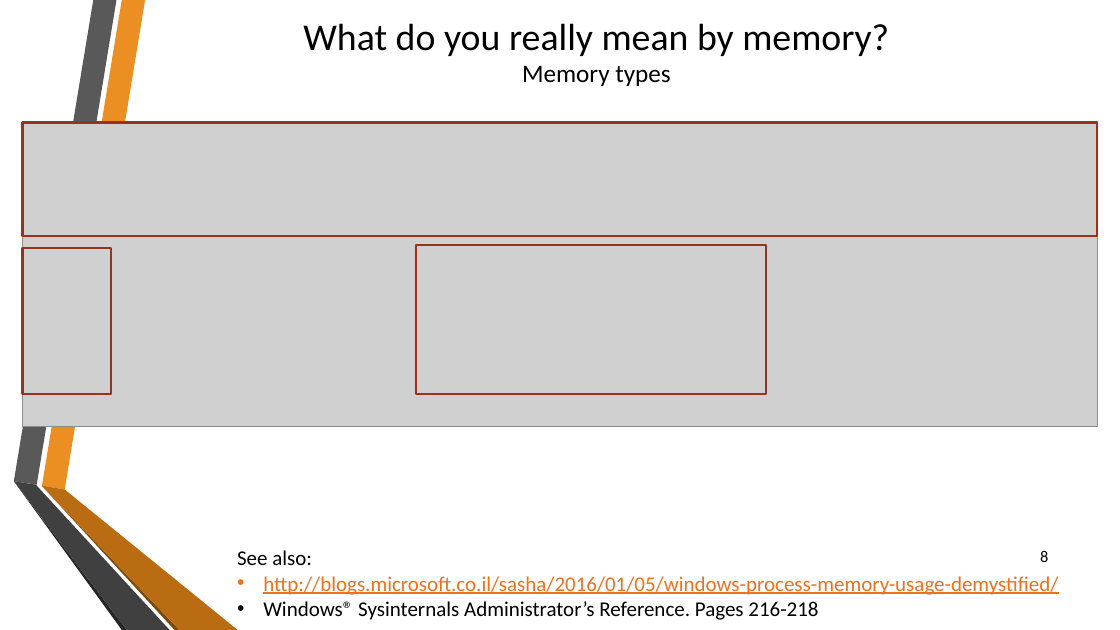
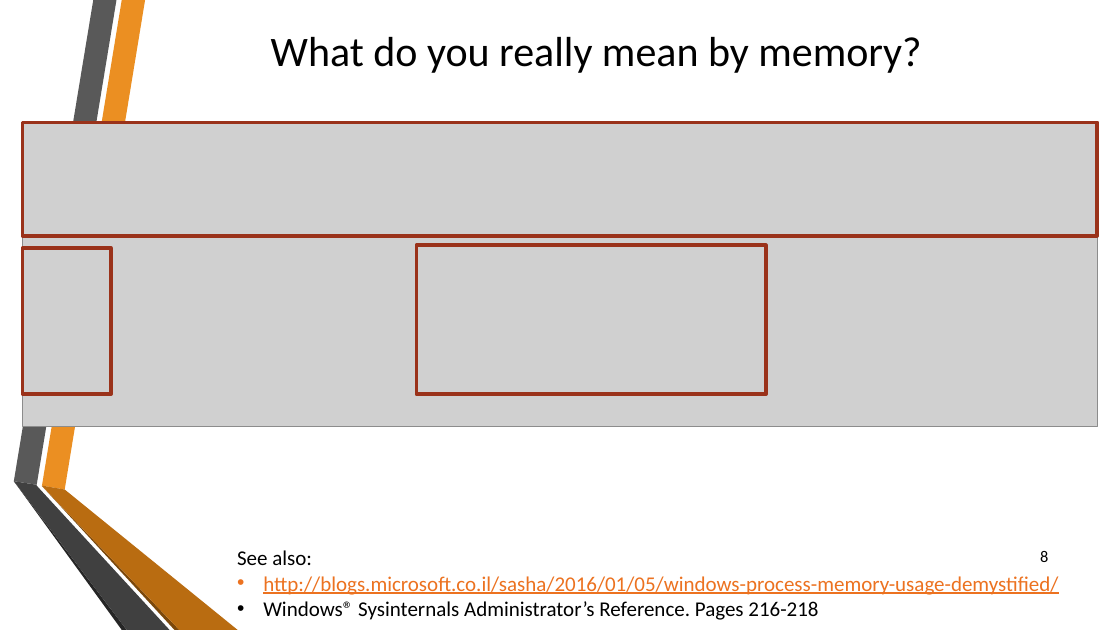
Before and after one commit to sflusov/IISSharingAssemblies, a slide deck: slide 8 of presentation/Sharing common assemblies.pptx. Drawn at 1120x630 pixels with LibreOffice and Linux fonts; fonts in the diff are those of the drawing; grey boxes stand for pictures; background and template pictures are left out. Boxes give left, top, right and bottom in pixels: in the first picture for what was removed or moved away, otherwise in the second. Text is boxed around its words. In the diff, an @@ line names an element or a change of style, - is before the commit and + after.

```diff
--- a/presentation/Sharing common assemblies.pptx
+++ b/presentation/Sharing common assemblies.pptx
@@ title at [271,37,921,73]: text changed; size 32.4 to 36 pt @@
-What do you really mean by memory?
-Memory types
+What do you really mean by memory?
```
Also in this commit, not shown: 14 other slides changed, 3 slides added, 1 slide removed.
